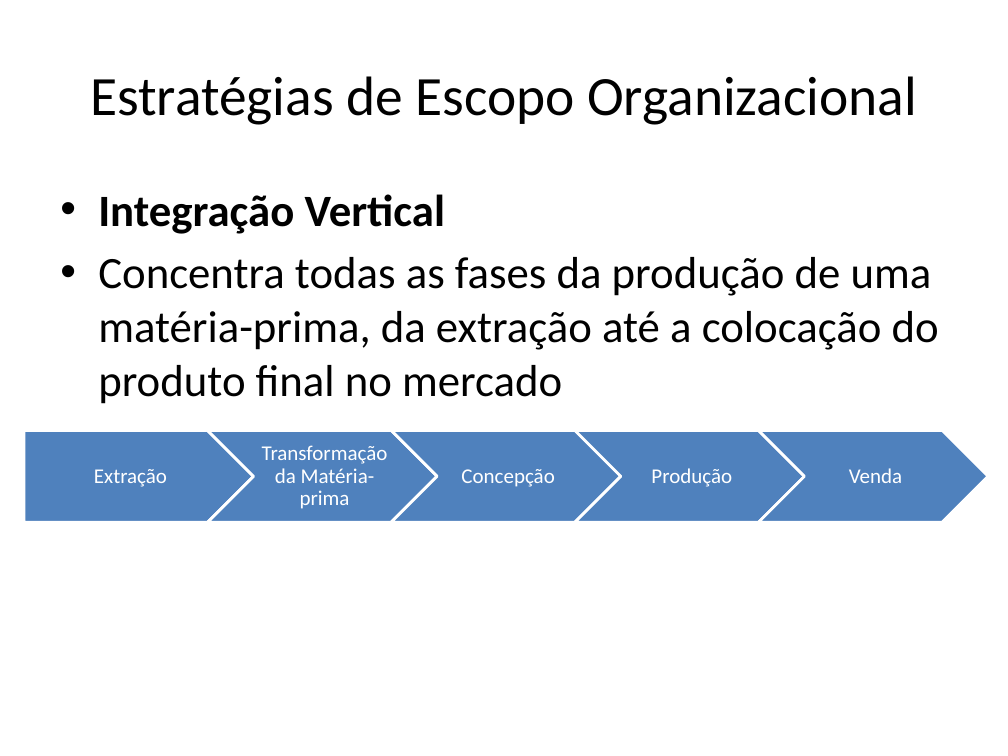
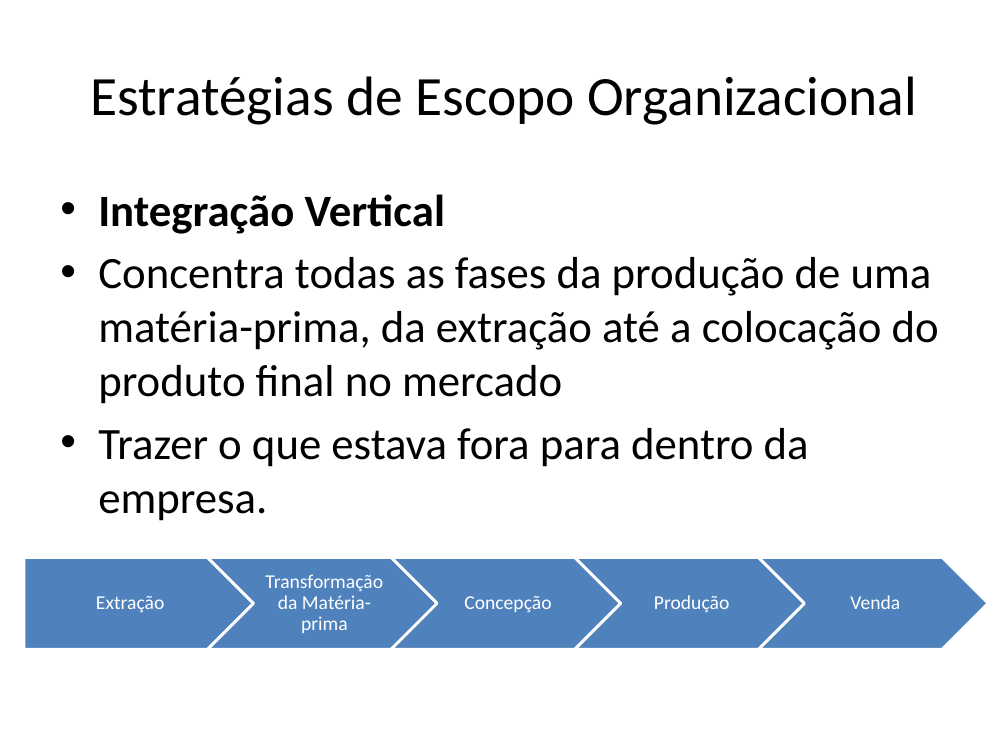
Before and after one commit to avelinoferreiragf/avelino, a slide deck: slide 37 of Gestao Estrategica TI/Estrategia Empresarial/Meu estudo.pptx (slide 32 before the commit). Drawn at 1008x756 pixels with LibreOffice and Linux fonts; fonts in the diff are those of the drawing. Boxes give left, top, right and bottom in pixels: in the first picture for what was removed or moved away, otherwise in the second. Text is boxed around its words. In the diff, an @@ line names an element or a change of style, - is before the commit and + after.

```diff
--- a/Gestao Estrategica TI/Estrategia Empresarial/Meu estudo.pptx
+++ b/Gestao Estrategica TI/Estrategia Empresarial/Meu estudo.pptx
@@ text at <box>98,428,809,521</box>: paragraph added @@
+• Trazer o que estava fora para dentro da empresa.
@@ size 15 to 14 pt in 5 elements at <box>265,574,383,633</box>, <box>850,595,900,609</box>, <box>96,596,164,613</box>, <box>464,596,551,613</box>, <box>654,595,729,613</box> @@
@@ 5 texts, 4 chevrons, 1 pentagon arrow: place and size @@
-5 texts, 4 chevrons, 1 pentagon arrow at <box>24,430,989,522</box>
+5 texts, 4 chevrons, 1 pentagon arrow at <box>24,557,989,649</box>
```
Also in this commit, not shown: 9 other slides changed, 15 slides added, 11 other files.
